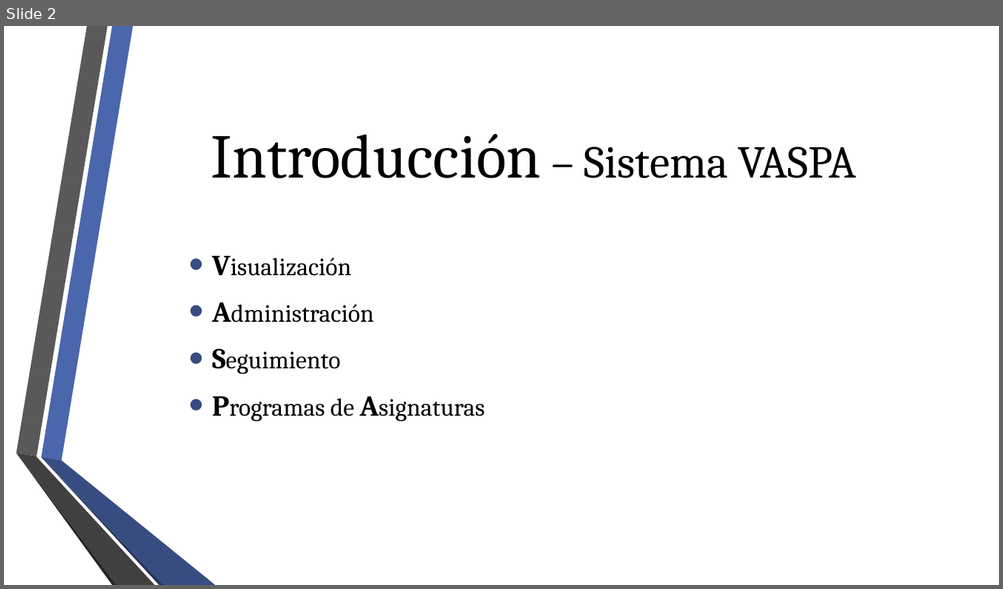
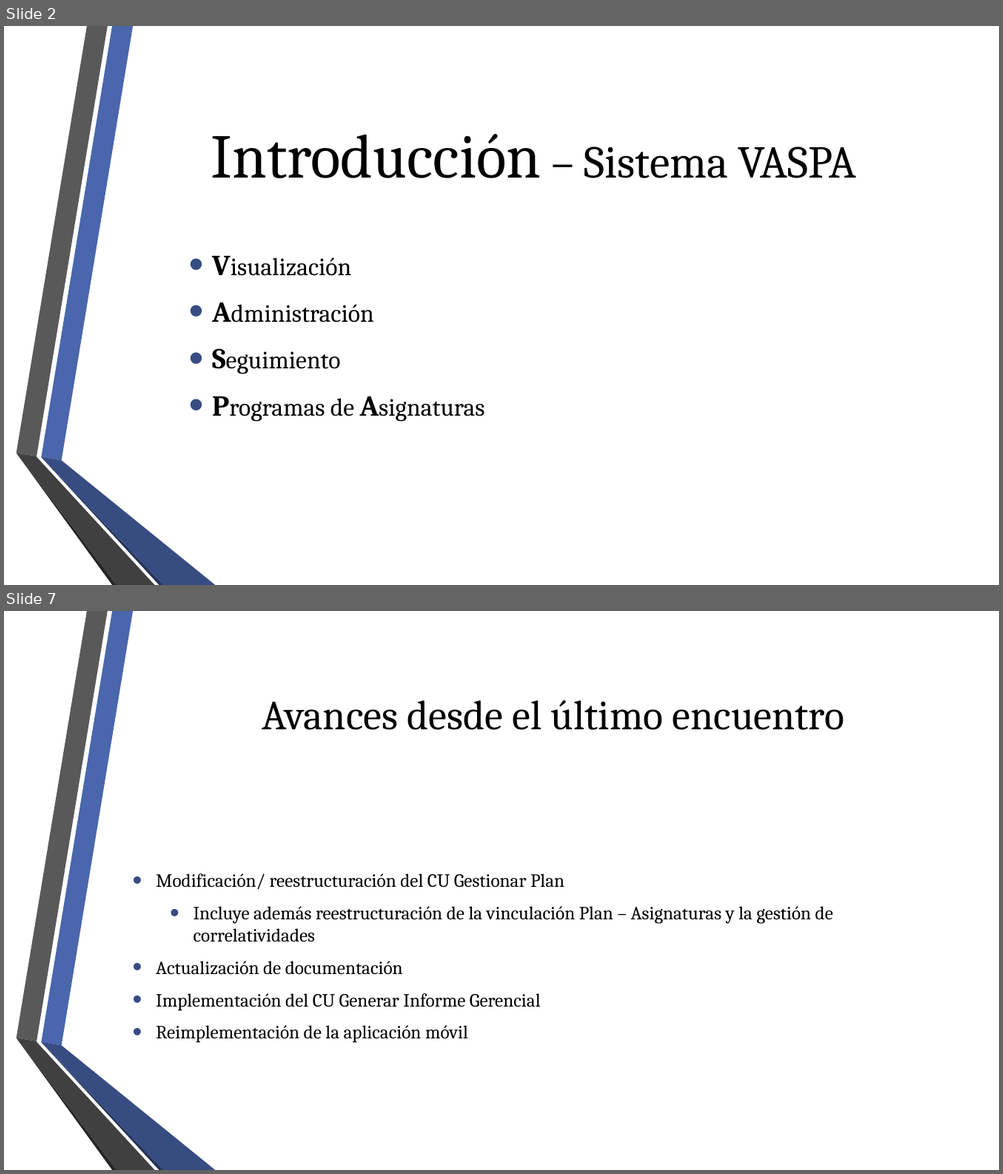
Before and after one commit to fge23/Sistema-VASPA, a slide deck: Presentaciones/Presentación VASPA septiembre 2020/Presentación VASPA - Septiembre 2020.pptx. Shown one above the other, each under a label of ours: slide 2 before the commit, slides 2 and 7 after it; the slides between them are not shown. The pictures are 1003x589 and 1003x1174 pixels, drawn with LibreOffice and Linux fonts; fonts in the diff are those of the drawing; background and template pictures are left out. Boxes give left, top, right and bottom in pixels: in the first picture for what was removed or moved away, otherwise in the second. Text is boxed around its words. In the diff, an @@ line names an element or a change of style, - is before the commit and + after.

```diff
--- a/Presentaciones/Presentación VASPA septiembre 2020/Presentación VASPA - Septiembre 2020.pptx
+++ b/Presentaciones/Presentación VASPA septiembre 2020/Presentación VASPA - Septiembre 2020.pptx
@@ slide 7 added at (x1=4, y1=611, x2=999, y2=1170), background picture (left out); not listed: 6 template elements that a slide beside it also shows @@
@@ title added at (x1=262, y1=700, x2=844, y2=730), 40 pt, text #000000 @@
+Avances desde el último encuentro
@@ text added at (x1=156, y1=874, x2=833, y2=1043), 18 pt, text #000000 @@
+• Modificación/ reestructuración del CU Gestionar Plan
+  • Incluye además reestructuración de la vinculación Plan – Asignaturas y la gestión de correlatividades
+• Actualización de documentación
+• Implementación del CU Generar Informe Gerencial
+• Reimplementación de la aplicación móvil
```
Also in this commit, not shown: 1 slide changed, 14 other slides added, 11 slides removed, 1 other file.
